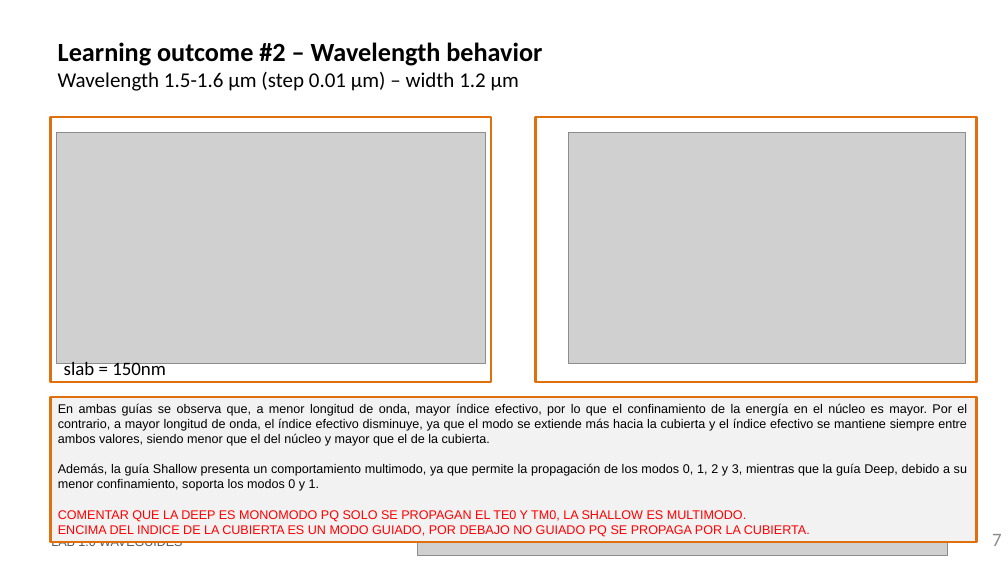
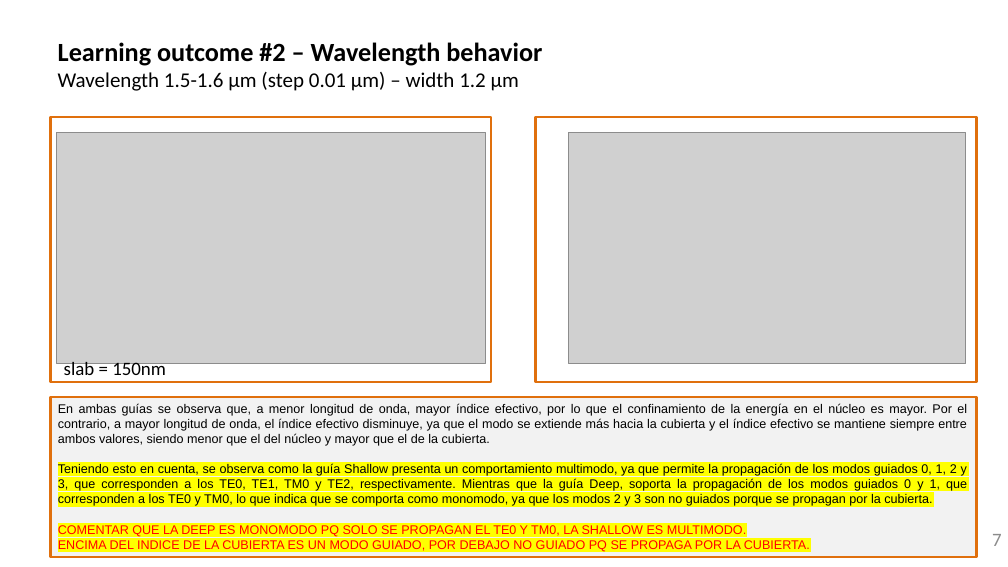
Before and after one commit to jllanoh/cifoin-lab1, a slide deck: slide 7 of LabBook_10.pptx. Drawn at 1008x567 pixels with LibreOffice and Linux fonts; fonts in the diff are those of the drawing; grey boxes stand for pictures; background and template pictures are left out. Boxes give left, top, right and bottom in pixels: in the first picture for what was removed or moved away, otherwise in the second. Text is boxed around its words. In the diff, an @@ line names an element or a change of style, - is before the commit and + after.

```diff
--- a/LabBook_10.pptx
+++ b/LabBook_10.pptx
@@ rectangle "En ambas guías se observa ...": place and size @@
-rectangle "En ambas guías se observa ..." at (51, 397, 977, 542)
+rectangle "En ambas guías se observa ..." at (51, 397, 977, 557)
@@ text in rectangle at (58, 463, 967, 506): text changed @@
-Además, la guía Shallow presenta un comportamiento multimodo, ya que permite la propagación de los modos 0, 1, 2 y 3, mientras que la guía Deep, debido a su menor confinamiento, soporta los modos 0 y 1.
+Teniendo esto en cuenta, se observa como la guía Shallow presenta un comportamiento multimodo, ya que permite la propagación de los modos guiados 0, 1, 2 y 3, que corresponden a los TE0, TE1, TM0 y TE2, respectivamente. Mientras que la guía Deep, soporta la propagación de los modos guiados 0 y 1, que corresponden a los TE0 y TM0, lo que indica que se comporta como monomodo, ya que los modos 2 y 3 son no guiados porque se propagan por la cubierta.
@@ text in rectangle at (58, 525, 810, 552): highlight none to #FFFF00 in "COMENTAR QUE LA DEEP ES MONOMODO PQ ...", "ENCIMA DEL INDICE DE LA CUBIERTA ES ..." @@
@@ picture removed at (417, 526, 948, 556) @@
```
Also in this commit, not shown: 4 other slides changed.
